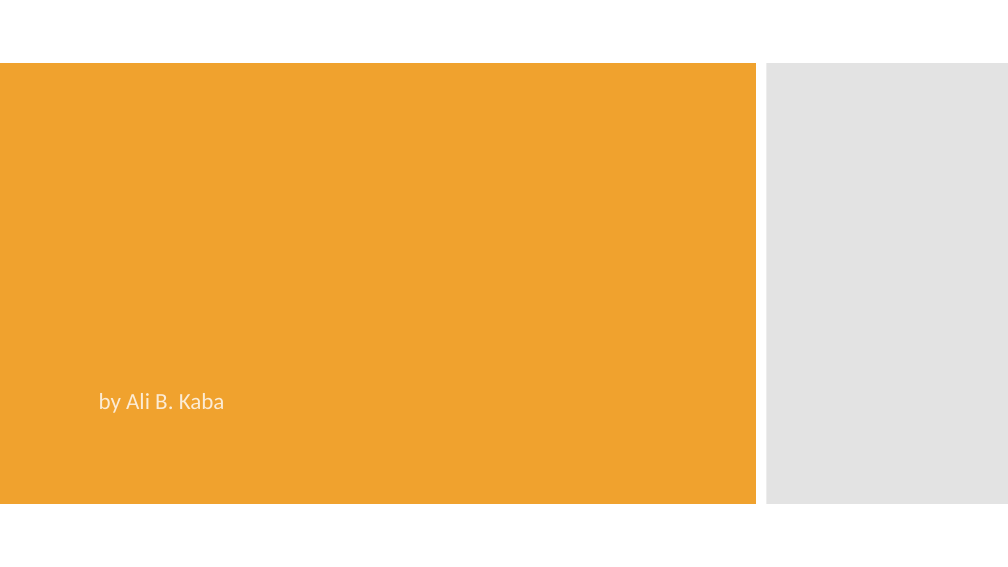
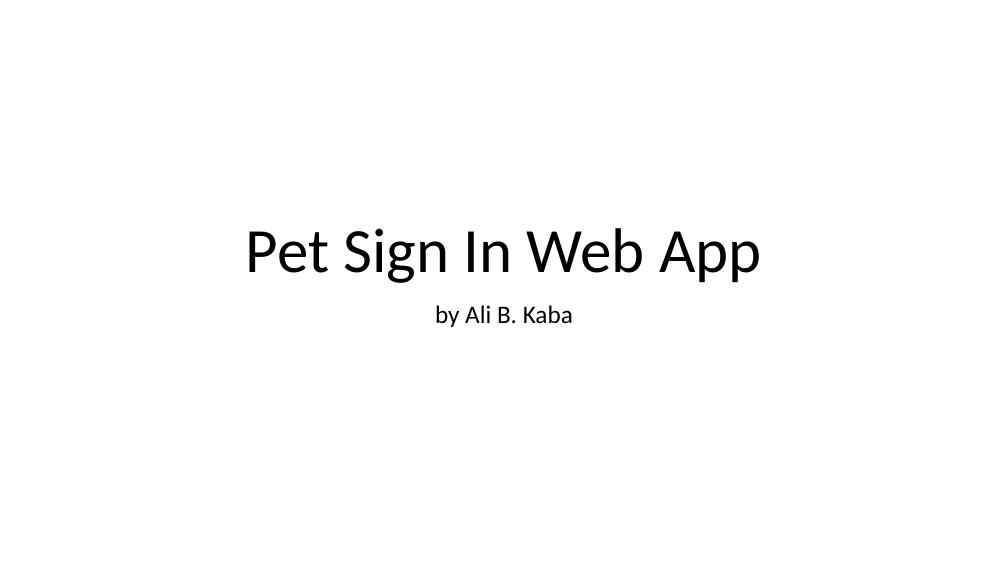
Before and after one commit to alibkaba/Pet_Sign_In_Web_App, a slide deck: slide 1 of doc/Ali_Kaba.pptx. Drawn at 1008x567 pixels with LibreOffice and Linux fonts; fonts in the diff are those of the drawing. Boxes give left, top, right and bottom in pixels: in the first picture for what was removed or moved away, otherwise in the second. Text is boxed around its words. In the diff, an @@ line names an element or a change of style, - is before the commit and + after.

```diff
--- a/doc/Ali_Kaba.pptx
+++ b/doc/Ali_Kaba.pptx
@@ rectangle removed at bbox=[0, 63, 756, 504] @@
@@ rectangle removed at bbox=[767, 63, 1008, 504] @@
@@ title added at bbox=[246, 228, 762, 283], 60 pt, text #000000 @@
+Pet Sign In Web App
@@ subtitle "by Ali B. Kaba": place and size @@
-subtitle "by Ali B. Kaba" at bbox=[99, 393, 225, 413]
+subtitle "by Ali B. Kaba" at bbox=[435, 305, 573, 327]
@@ subtitle "by Ali B. Kaba" at bbox=[435, 305, 573, 327]: size 22 to 24 pt, text colour #FCECD5 to #000000; alignment left to centre; less space between paragraphs @@
```
Also in this commit, not shown: 4 slides added, 3 slides removed, 6 other files.
